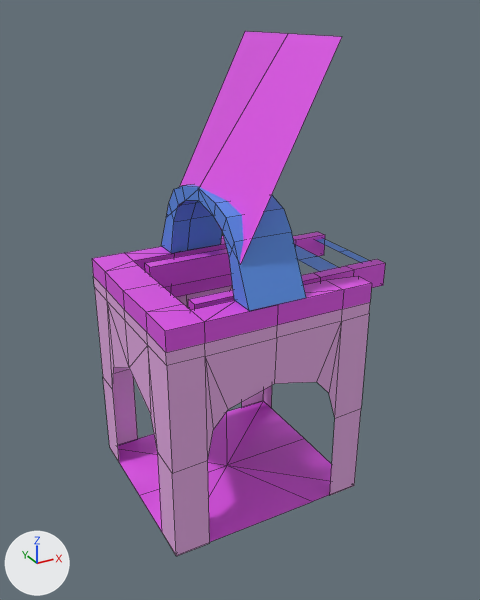
A saved change to the FBX model Assets/3D/Verkehrsmitte/Ubahn EIngang.fbx.
Camera for both pictures: a 50 mm lens placed at (-3.53, -6.82, 4.18), pointed at (0.15, -0.13, 0.84). The axes (+X, +Y, +Z) are drawn at lower left. The lights are the same throughout. Mesh edges are drawn as thin lines.

The older version as bpy lines, for what is in view:
```python
mat_rest_001 = principled_material('rest.001')
mat_rest_001.base_color = (0.8, 0.404, 0.796)  # pink #e7aae7
me_cube_082 = bpy.data.meshes.new('Cube.082')
me_cube_082.from_pydata(...)  # 223 vertices, 168 faces; spans x -131.0..193.0, y -174.0..392.0, z -121.0..121.0
# faces by material slot: [84, 36, 48]
me_cube_082.materials.append(mat_dark_001)  # pink #de50e7
me_cube_082.materials.append(mat_rail_001)  # blue #588fe7
me_cube_082.materials.append(mat_rest_001)  # pink #e7aae7
ob_cube_010 = bpy.data.objects.new('Cube.010', me_cube_082)
ob_cube_010.location = (0.0, 0.0, 0.0)
ob_cube_010.rotation_euler = (1.571, 0.0, 0.0)  # degrees (90, 0, 0)
ob_cube_010.scale = (0.01, 0.01, 0.01)
```
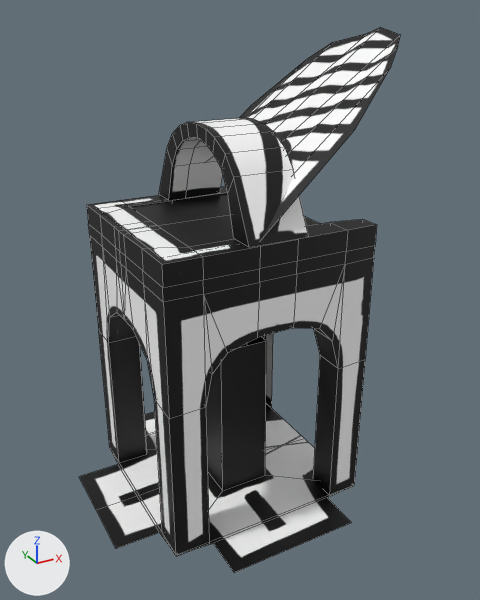
Pixel boxes (x1, y1, x2, y2) of what changed, in the pictures (480 x 600 px):
'Cube.010', surface changed, reshaped, turned (purple to grey)
    before: (92, 31, 386, 556)
    after: (79, 27, 401, 572)
part 1 of me_cube_082, rebuilt (16% taller)
    before: (92, 236, 372, 556)
    after: (87, 186, 377, 556)
part 2 of me_cube_082, added
    after: (159, 118, 309, 247)
part 3 of me_cube_082, added
    after: (79, 337, 354, 572)
part 4 of me_cube_082, added
    after: (240, 27, 401, 236)
part 5 of me_cube_082, deleted (pink)
    before: (118, 31, 386, 542)
part 6 of me_cube_082, added (black)
    after: (131, 194, 320, 247)

The edits, one by one:
Picture 'rest.001_Base_color.png' (img_rest_001_base_color_png) is new.
In material 'rest.001' (mat_rest_001), base_color is no longer (0.8, 0.404, 0.796), pink #e7aae7.
In material 'rest.001' (mat_rest_001), texture is now set to img_rest_001_base_color_png.
me_cube_082 is used by ob_cube_010; location (0.0, 0.0, 0.0); rotation (1.571, 0.0, 0.0), in degrees (90, 0, 0); scale (0.01, 0.01, 0.01).
Verts and faces of me_cube_082; kept vertices keep their numbers, new ones are numbered from 223.
me_cube_082 had 223 vertices, 168 faces and spanned x -131.0..193.0, y -174.0..392.0, z -121.0..121.0.
me_cube_082 no longer uses material mat_dark_001 (pink #de50e7).
me_cube_082 no longer uses material mat_rail_001 (blue #588fe7).
me_cube_082 now has 256 vertices, 198 faces and spans x -189.0..223.0, y -177.0..177.0, z -397.0..174.0.
me_cube_082 part 1: the loose piece of 100 vertices spanning x -131.0..133.0, y -174.0..122.0, z -121.0..121.0 is rebuilt with 145 vertices and now spans x -132.0..133.0, y -121.0..121.0, z -193.0..174.0, in mat_rest_001 (picture img_rest_001_base_color_png).
me_cube_082 part 2: a new loose piece of 55 vertices spanning x -33.0..41.0, y -121.0..121.0, z -301.0..-194.0, in mat_rest_001 (picture img_rest_001_base_color_png).
me_cube_082 part 3: a new loose piece of 32 vertices spanning x -189.0..133.0, y -177.0..177.0, z -38.0..173.0, in mat_rest_001 (picture img_rest_001_base_color_png).
me_cube_082 part 4: a new loose piece of 18 vertices spanning x -19.0..223.0, y -118.0..118.0, z -397.0..-197.0, in mat_rest_001 (picture img_rest_001_base_color_png).
me_cube_082 part 5: 7 loose pieces with 123 vertices, spanning x -130.0..193.0, y -173.0..392.0, z -121.0..121.0, are deleted.
Part 6, on me_cube_082:
New vertex 223 is at (-123.0, 101.0, -192.0), pixel (160, 257).
New vertex 224 is at (-123.0, 0.0, -192.0), pixel (125, 230).
New vertex 225 is at (84.0, 98.0, -191.0).
New vertex 226 is at (84.0, 0.0, -191.0).
New vertex 227 is at (-123.0, -101.0, -192.0), pixel (96, 208).
New vertex 228 is at (84.0, -98.0, -191.0).
New faces: (223, 225, 226, 224), (224, 226, 228, 227).
Object 'Cube.010' (ob_cube_010) turns from (90, 0, 0) to (-180, 0, 0) degrees about x, y and z.
